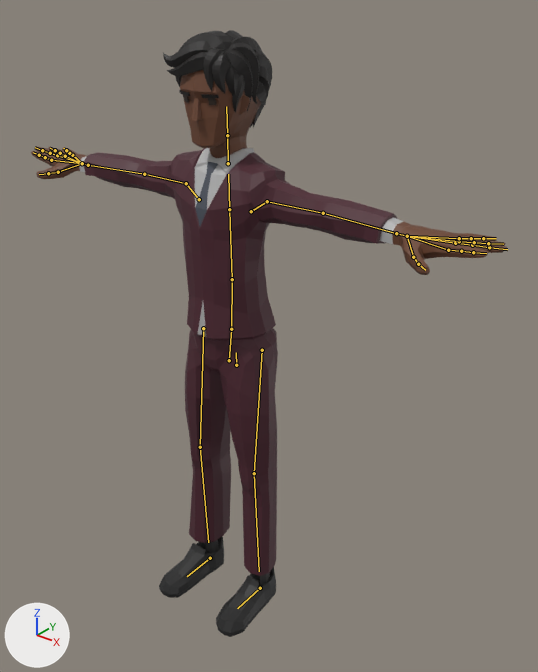
Two versions of the glTF model js/models/avatars/club-crowd-m7.glb, one commit apart.
Camera for both pictures: a camera (50 mm lens) standing at (1.394, -1.603, 1.986) and looking at (0.134, -0.029, 1.01). The lights are fixed; the arrows at lower left show +X, +Y and +Z. The first picture is the older version. The bones that change, and the others that lie on the model, are drawn over the model as lines.

Objects in the first picture: 'Suit_Body'.
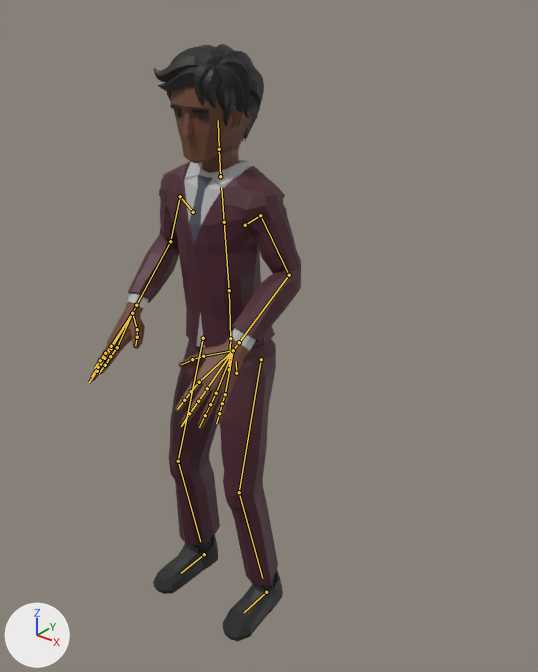
The newer file adds an action. The first version stands in its rest pose; the second is drawn at frame 18 of the action 'Groove_Bounce'.

The change, as a list of edits to the scene's bpy script:
```text
Change bone_body:
    where bone_body = bpy.data.objects['CharacterArmature'].pose.bones['Body']  # child of 'Root'
    bone_body.location: (0.0, 0.0, 0.0) -> (0.0, -0.03, 0.0)
    bone_body.rotation_quaternion: (1.0, 0.0, 0.0, 0.0) -> (1.0, 0.025, 0.0, 0.0)  # degrees (0, 0, 0) -> degrees (3, 0, 0)
Change bone_head:
    where bone_head = bpy.data.objects['CharacterArmature'].pose.bones['Head']  # child of 'Neck'
    bone_head.rotation_quaternion: (1.0, 0.0, 0.0, 0.0) -> (1.0, -0.012, 0.0, 0.0)  # degrees (0, 0, 0) -> degrees (-1, 0, 0)
Change bone_upperarm_l:
    where bone_upperarm_l = bpy.data.objects['CharacterArmature'].pose.bones['UpperArm.L']  # child of 'Shoulder.L'
    bone_upperarm_l.rotation_quaternion: (1.0, 0.0, 0.0, 0.0) -> (0.847, -0.526, -0.021, 0.069)  # degrees (0, 0, 0) -> degrees (-64, 2, 8)
Change bone_lowerarm_l:
    where bone_lowerarm_l = bpy.data.objects['CharacterArmature'].pose.bones['LowerArm.L']  # child of 'UpperArm.L'
    bone_lowerarm_l.rotation_quaternion: (1.0, 0.0, 0.0, 0.0) -> (0.777, -0.064, 0.38, -0.498)  # degrees (0, 0, 0) -> degrees (-34, 32, -75)
Change bone_wrist_l:
    where bone_wrist_l = bpy.data.objects['CharacterArmature'].pose.bones['Wrist.L']  # child of 'LowerArm.L'
    bone_wrist_l.rotation_quaternion: (1.0, 0.0, 0.0, 0.0) -> (0.999, -0.01, -0.016, -0.039)  # degrees (0, 0, 0) -> degrees (-1, -2, -4)
Change bone_upperarm_r:
    where bone_upperarm_r = bpy.data.objects['CharacterArmature'].pose.bones['UpperArm.R']  # child of 'Shoulder.R'
    bone_upperarm_r.rotation_quaternion: (1.0, 0.0, 0.0, 0.0) -> (-0.847, 0.526, -0.021, 0.069)  # degrees (0, 0, 0) -> degrees (-64, -2, -8)
Change bone_lowerarm_r:
    where bone_lowerarm_r = bpy.data.objects['CharacterArmature'].pose.bones['LowerArm.R']  # child of 'UpperArm.R'
    bone_lowerarm_r.rotation_quaternion: (1.0, 0.0, 0.0, 0.0) -> (-0.777, 0.064, 0.38, -0.498)  # degrees (0, 0, 0) -> degrees (-34, -32, 75)
Change bone_wrist_r:
    where bone_wrist_r = bpy.data.objects['CharacterArmature'].pose.bones['Wrist.R']  # child of 'LowerArm.R'
    bone_wrist_r.rotation_quaternion: (1.0, 0.0, 0.0, 0.0) -> (-0.999, 0.01, -0.016, -0.039)  # degrees (0, 0, 0) -> degrees (-1, 2, 4)
Change bone_upperleg_l:
    where bone_upperleg_l = bpy.data.objects['CharacterArmature'].pose.bones['UpperLeg.L']  # child of 'Body'
    bone_upperleg_l.rotation_quaternion: (1.0, 0.0, 0.0, 0.0) -> (0.992, -0.016, 0.0, 0.127)  # degrees (0, 0, 0) -> degrees (-2, 0, 15)
Change bone_lowerleg_l:
    where bone_lowerleg_l = bpy.data.objects['CharacterArmature'].pose.bones['LowerLeg.L']  # child of 'UpperLeg.L'
    bone_lowerleg_l.rotation_quaternion: (1.0, 0.0, 0.0, 0.0) -> (-0.981, -0.192, -0.005, 0.001)  # degrees (0, 0, 0) -> degrees (22, 1, 0)
Change bone_upperleg_r:
    where bone_upperleg_r = bpy.data.objects['CharacterArmature'].pose.bones['UpperLeg.R']  # child of 'Body'
    bone_upperleg_r.rotation_quaternion: (1.0, 0.0, 0.0, 0.0) -> (-0.992, 0.016, 0.0, 0.127)  # degrees (0, 0, 0) -> degrees (-2, 0, -15)
Change bone_lowerleg_r:
    where bone_lowerleg_r = bpy.data.objects['CharacterArmature'].pose.bones['LowerLeg.R']  # child of 'UpperLeg.R'
    bone_lowerleg_r.rotation_quaternion: (1.0, 0.0, 0.0, 0.0) -> (0.981, 0.192, -0.005, 0.001)  # degrees (0, 0, 0) -> degrees (22, -1, 0)
Change bone_foot_l:
    where bone_foot_l = bpy.data.objects['CharacterArmature'].pose.bones['Foot.L']  # child of 'Root'
    bone_foot_l.location: (0.0, 0.0, 0.0) -> (0.03, 0.0, 0.0)
Change bone_foot_r:
    where bone_foot_r = bpy.data.objects['CharacterArmature'].pose.bones['Foot.R']  # child of 'Root'
    bone_foot_r.location: (0.0, 0.0, 0.0) -> (-0.03, 0.0, 0.0)
```

What differs and where, as boxes (x1, y1, x2, y2) in the pictures (538 x 672 px):
'Suit_Body', posed (55% narrower)
    before: (31, 30, 507, 637)
    after: (88, 44, 301, 641)
bone 'Body', root to tip
    before: (236, 365) to (236, 352)
    after: (236, 373) to (236, 361)
bone 'Head', root to tip
    before: (227, 135) to (226, 106)
    after: (219, 149) to (218, 120)
bone 'UpperArm.L', root to tip
    before: (267, 201) to (323, 213)
    after: (260, 215) to (289, 275)
bone 'LowerArm.L', root to tip
    before: (323, 213) to (396, 233)
    after: (289, 275) to (239, 342)
bone 'Wrist.L', root to tip
    before: (396, 233) to (407, 236)
    after: (239, 342) to (233, 350)
bone 'UpperArm.R', root to tip
    before: (186, 183) to (144, 174)
    after: (180, 196) to (170, 241)
bone 'LowerArm.R', root to tip
    before: (144, 174) to (88, 165)
    after: (170, 241) to (136, 305)
bone 'Wrist.R', root to tip
    before: (88, 165) to (82, 163)
    after: (136, 305) to (132, 313)
bone 'UpperLeg.L', root to tip
    before: (262, 350) to (254, 473)
    after: (261, 359) to (239, 492)
bone 'LowerLeg.L', root to tip
    before: (254, 473) to (259, 571)
    after: (239, 492) to (262, 578)
bone 'UpperLeg.R', root to tip
    before: (203, 328) to (200, 447)
    after: (203, 338) to (178, 461)
bone 'LowerLeg.R', root to tip
    before: (200, 447) to (208, 542)
    after: (178, 461) to (200, 541)
bone 'Foot.L', root to tip
    before: (260, 588) to (237, 608)
    after: (266, 592) to (244, 612)
bone 'Foot.R', root to tip
    before: (210, 558) to (187, 576)
    after: (204, 554) to (181, 573)
